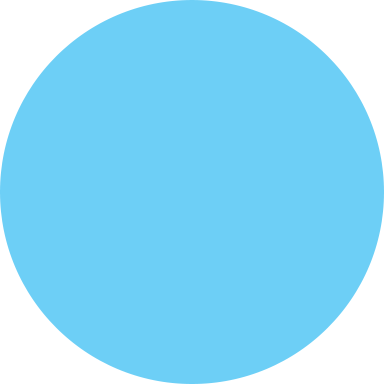
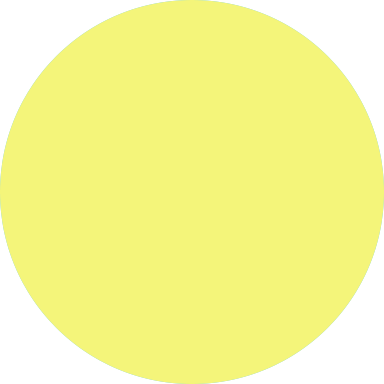
Layer changes from the first 384 x 384 image to the second:
added layer "Acquaintance-Aura" above "Ellipse 1" over (x1=0, y1=0, x2=384, y2=384)
